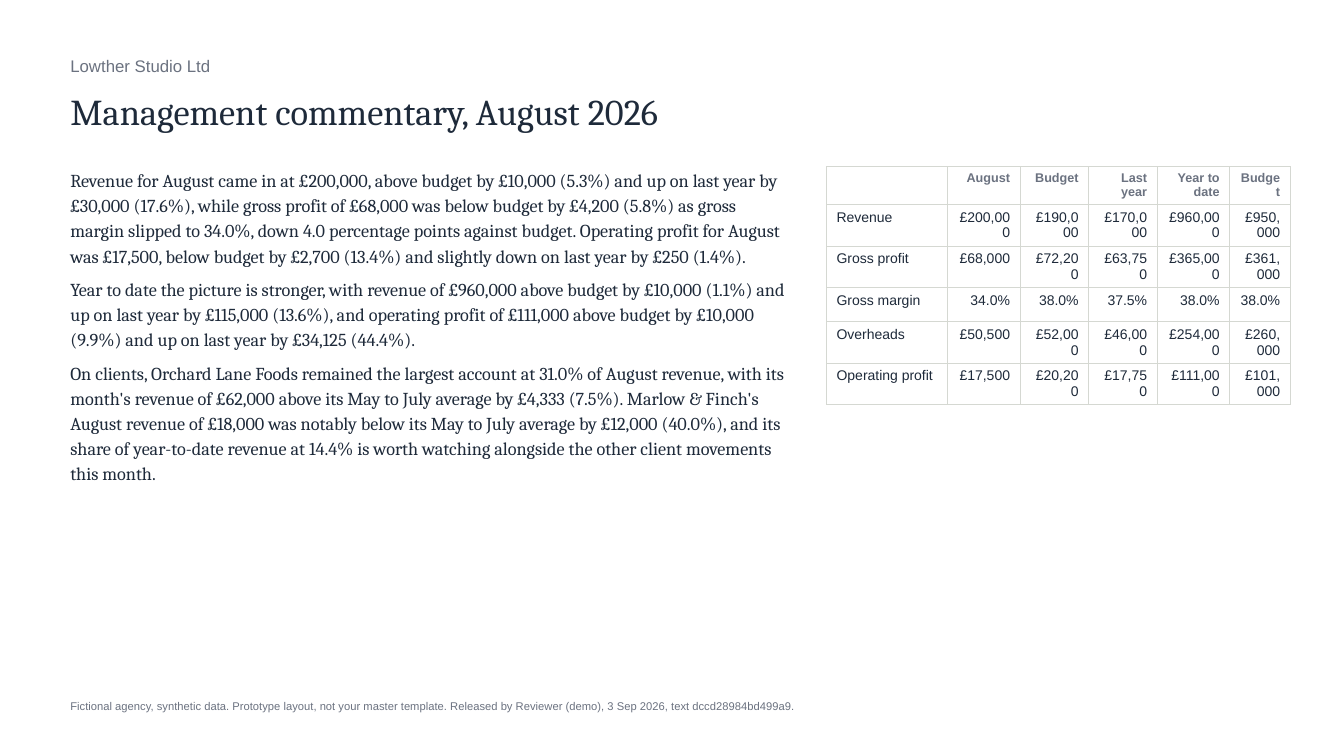
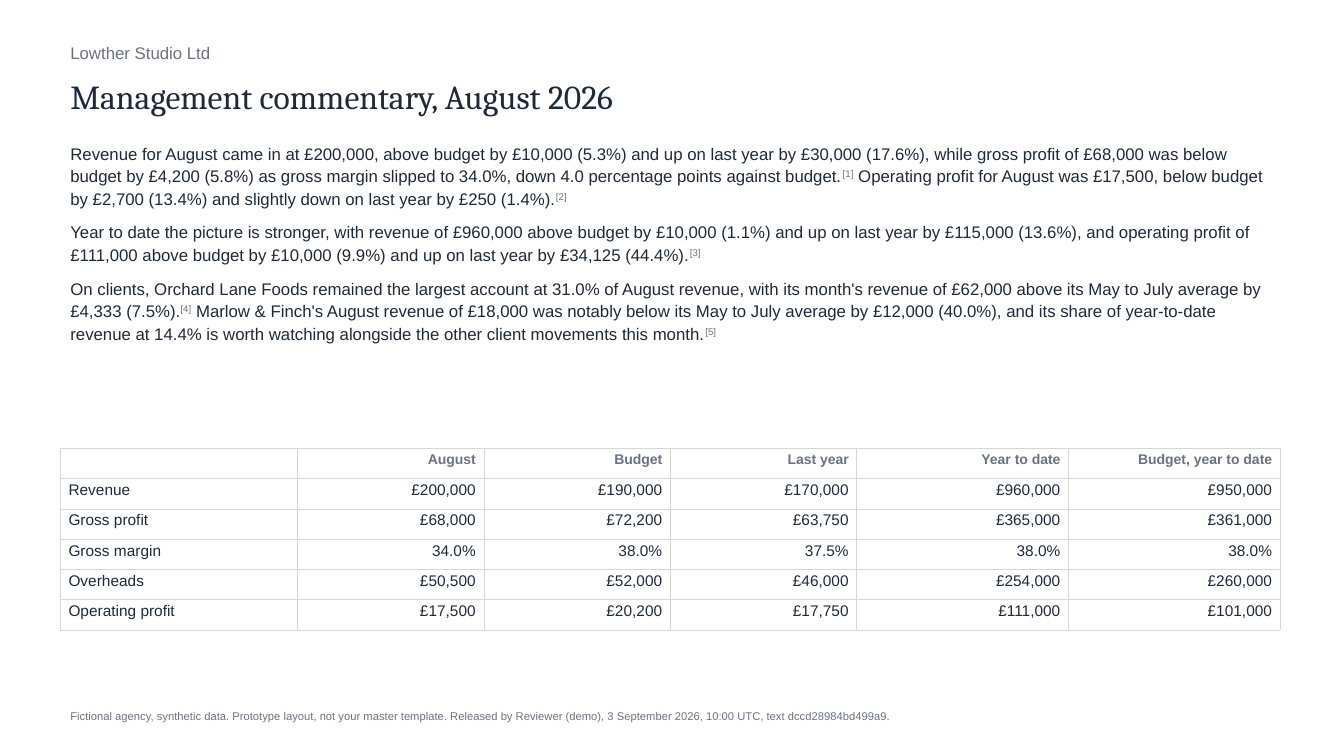
Before and after one commit to fred1433/agency-pack-check, a slide deck: slide 1 of exports/lowther-august-2026-commentary.pptx. Drawn at 1344x756 pixels with LibreOffice and Linux fonts; fonts in the diff are those of the drawing. Boxes give left, top, right and bottom in pixels: in the first picture for what was removed or moved away, otherwise in the second. Text is boxed around its words. In the diff, an @@ line names an element or a change of style, - is before the commit and + after.

Commit message:
Checker v3 after a fresh review: rankings, relations, judgements, negations, other months and uncalculated measures never ticked; release gate counts review points in failing sentences; slide table widened with sentence markers; payroll input dated before the snapshot; figures fingerprint from the drafted facts; other questions beside the commentary; mobile figures reflow; fixture ids fixed; no absolute paths

```diff
--- a/exports/lowther-august-2026-commentary.pptx
+++ b/exports/lowther-august-2026-commentary.pptx
@@ text "Lowther Studio Ltd" moved from (x1=70, y1=60, x2=210, y2=72) to (x1=70, y1=47, x2=210, y2=59) @@
@@ text "Management commentary, August 2026" moved from (x1=70, y1=100, x2=658, y2=133) to (x1=70, y1=86, x2=613, y2=117) @@
@@ text "Management commentary, August 2026" at (x1=70, y1=86, x2=613, y2=117): size 26 to 24 pt @@
@@ text at (x1=70, y1=148, x2=1262, y2=344): text changed; size 13 to 12 pt; font Cambria to Arial @@
-Revenue for August came in at £200,000, above budget by £10,000 (5.3%) and up on last year by £30,000 (17.6%), while gross profit of £68,000 was below budget by £4,200 (5.8%) as gross margin slipped to 34.0%, down 4.0 percentage points against budget. Operating profit for August was £17,500, below budget by £2,700 (13.4%) and slightly down on last year by £250 (1.4%).
-Year to date the picture is stronger, with revenue of £960,000 above budget by £10,000 (1.1%) and up on last year by £115,000 (13.6%), and operating profit of £111,000 above budget by £10,000 (9.9%) and up on last year by £34,125 (44.4%).
-On clients, Orchard Lane Foods remained the largest account at 31.0% of August revenue, with its month's revenue of £62,000 above its May to July average by £4,333 (7.5%). Marlow & Finch's August revenue of £18,000 was notably below its May to July average by £12,000 (40.0%), and its share of year-to-date revenue at 14.4% is worth watching alongside the other client movements this month.
+Revenue for August came in at £200,000, above budget by £10,000 (5.3%) and up on last year by £30,000 (17.6%), while gross profit of £68,000 was below budget by £4,200 (5.8%) as gross margin slipped to 34.0%, down 4.0 percentage points against budget.[1] Operating profit for August was £17,500, below budget by £2,700 (13.4%) and slightly down on last year by £250 (1.4%).[2]
+Year to date the picture is stronger, with revenue of £960,000 above budget by £10,000 (1.1%) and up on last year by £115,000 (13.6%), and operating profit of £111,000 above budget by £10,000 (9.9%) and up on last year by £34,125 (44.4%).[3]
+On clients, Orchard Lane Foods remained the largest account at 31.0% of August revenue, with its month's revenue of £62,000 above its May to July average by £4,333 (7.5%).[4] Marlow & Finch's August revenue of £18,000 was notably below its May to July average by £12,000 (40.0%), and its share of year-to-date revenue at 14.4% is worth watching alongside the other client movements this month.[5]
@@ table at (x1=60, y1=449, x2=1280, y2=623) @@
-row 1, column 6: Budget
+row 1, column 6: Budget, year to date
@@ size 9 to 10 pt in "August", "Budget", "Last year", "Year to date" @@
@@ size 10 to 11 pt in "Revenue", "£200,000", "£190,000", "£170,000" and 26 more places @@
@@ table resized from (x1=827, y1=166, x2=1291, y2=400) to (x1=60, y1=449, x2=1280, y2=623) @@
@@ text at (x1=70, y1=712, x2=890, y2=722): text changed @@
-Fictional agency, synthetic data. Prototype layout, not your master template. Released by Reviewer (demo), 3 Sep 2026, text dccd28984bd499a9.
+Fictional agency, synthetic data. Prototype layout, not your master template. Released by Reviewer (demo), 3 September 2026, 10:00 UTC, text dccd28984bd499a9.
```
Also in this commit, not shown: 50 other files.
